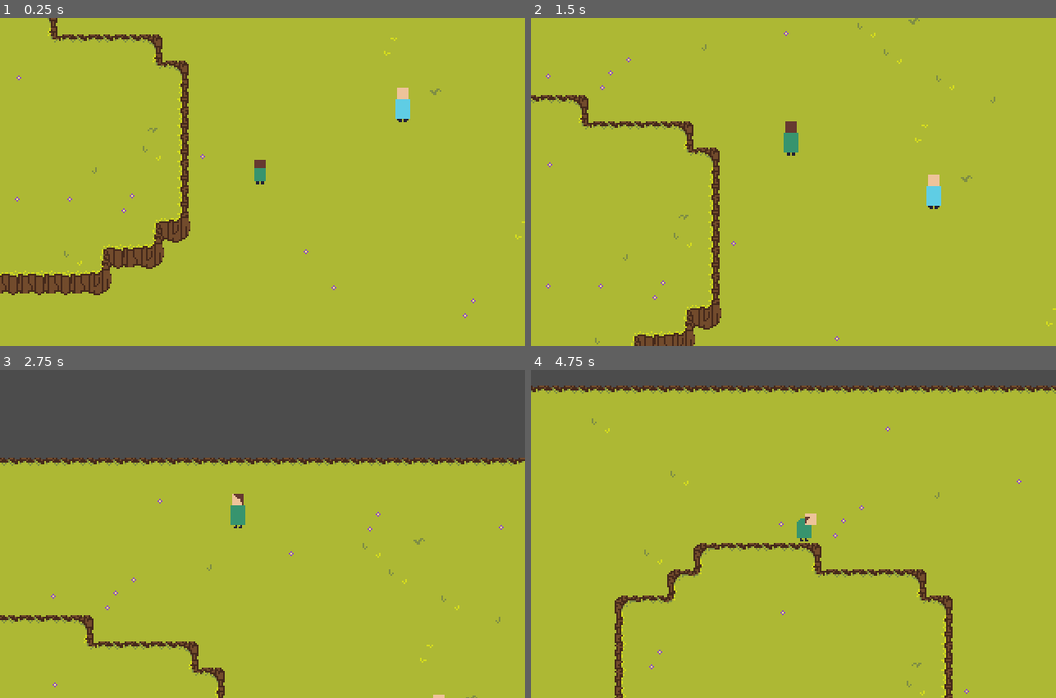
Above: before the commit, frames 1-4 (two rows, left to right).
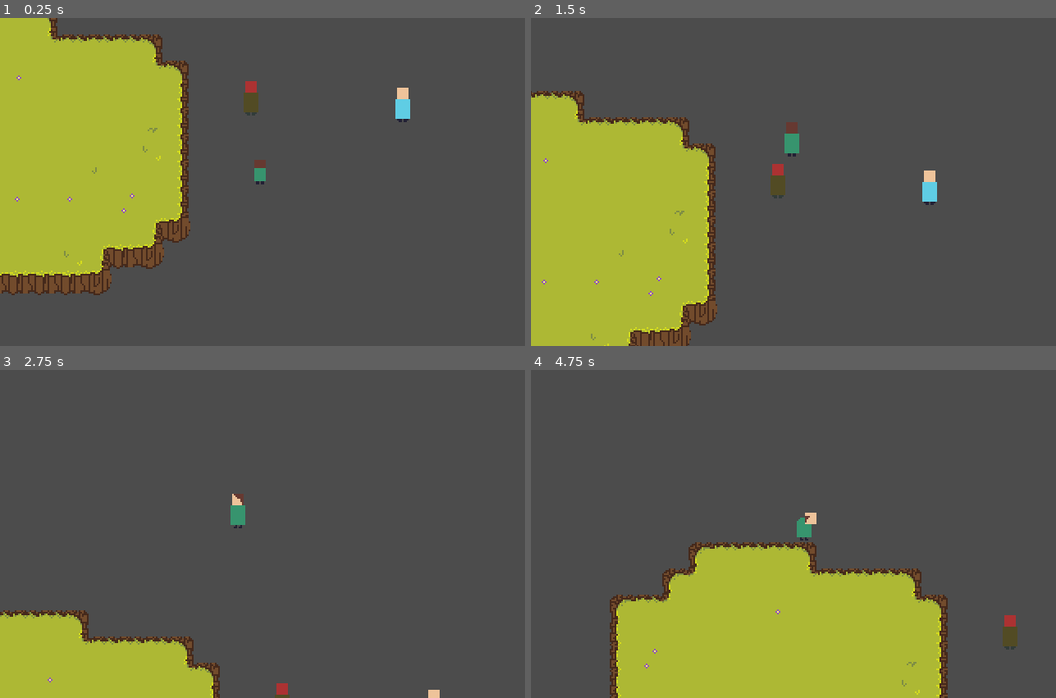
Above: after the commit, the same moments.

Repository: TeamKebab/GodotWildJam24
Game: Godot game, scene res://src/maps/Start.tscn
Same seed, same stepped clock (60 frames per second), same inputs: the game is played once before the commit and once after it.
Inputs:
- Up to frame 1 (0.25 s): no input
- Up to frame 2 (1.5 s): tap Enter (ui_accept) at 0.5, 0.77 s; hold Up (ui_up) from 0.53 s (still down)
- Up to frame 3 (2.75 s): tap Enter (ui_accept) at 1.52 s; release Up (ui_up) at 2.03 s; hold Left (ui_left) from 2.03 s (still down)
- Up to frame 4 (4.75 s): tap Enter (ui_accept) at 3.02, 3.77, 4.52 s; release Left (ui_left) at 3.53 s; hold Down (ui_down) 3.53-4.28 s; hold Right (ui_right) from 4.28 s (still down)

The runs differ from the first frame. In frame 1, 73% of the frame differs, in the area x 0-100%, y 0-100%; in frame 2, 78%; in frame 3, 66%; in frame 4, 71%.

Commit message:
monster attack

Diff:
--- /dev/null
+++ b/src/components/Attack.gd
@@ -0,0 +1,70 @@
+tool
+extends Area2D
+
+
+signal attacked(targets)
+
+
+export(Shape2D) var shape: Shape2D setget _set_shape
+
+export var damage: int = 1
+export var single_hit: bool = true
+export var area_attack: bool = false
+export var attack_cooldown: float = 3
+
+onready var cooldown_timer : Timer = $Cooldown
+
+
+func _ready():
+	connect("area_entered", self, "_on_area_entered")
+	connect("attacked", self, "_on_attack_triggered")
+
+	if not single_hit:
+		cooldown_timer.connect("timeout", self, "_on_cooldown_timeout")
+
+
+func is_valid_target(target):
+	return target.hp != null
+
+
+func do_effect(target):
+	target.hp.damage(damage)
+
+
+func _trigger_attack():
+	var areas = get_overlapping_areas()
+
+	if areas.empty():
+		return
+
+	var attacked_targets = []
+
+	for area in areas:
+		var target = area.get_parent()
+		if is_valid_target(target):
+			do_effect(target)
+			attacked_targets.append(target)
+
+			if not area_attack:
+				break
+
+	if not attacked_targets.empty():
+		emit_signal("attacked", attacked_targets)
+
+
+func _on_area_entered(area):
+	if cooldown_timer.is_stopped():
+		_trigger_attack()
+
+
+func _on_cooldown_timeout():
+	_trigger_attack()
+
+
+func _on_attack_triggered(targets):
+	cooldown_timer.start(attack_cooldown)
+
+
+func _set_shape(new_shape):
+	shape = new_shape
+	$CollisionShape2D.set_shape(shape)
--- /dev/null
+++ b/src/components/Attack.tscn
@@ -0,0 +1,12 @@
+[gd_scene load_steps=2 format=2]
+
+[ext_resource path="res://src/components/Attack.gd" type="Script" id=1]
+
+[node name="Attack" type="Area2D"]
+script = ExtResource( 1 )
+attack_cooldown = 1.0
+
+[node name="CollisionShape2D" type="CollisionShape2D" parent="."]
+modulate = Color( 1, 1, 1, 0.392157 )
+
+[node name="Cooldown" type="Timer" parent="."]
--- /dev/null
+++ b/src/components/HP.gd
@@ -0,0 +1,40 @@
+extends Reference
+
+
+signal hp_changed(new_hp)
+signal died()
+
+
+var max_hp: int = 1
+var hp : int setget _set_hp
+
+
+func _init(max_hp):
+	self.max_hp = max_hp
+	hp = max_hp
+
+
+func heal(healing):
+	_set_hp(hp + healing)
+
+
+func damage(damage):
+	_set_hp(hp - damage)
+
+
+func _set_hp(new_hp):
+	if hp == 0:
+		return
+
+	new_hp = clamp(new_hp, 0, max_hp)
+
+	if hp == new_hp:
+		return
+
+	hp = new_hp
+
+	emit_signal("hp_changed", hp)
+
+
+	if hp == 0:
+		emit_signal("died")
--- /dev/null
+++ b/src/components/overlap/HurtBox.tscn
@@ -0,0 +1,5 @@
+[gd_scene format=2]
+
+[node name="HurtBox" type="Area2D"]
+
+[node name="CollisionShape2D" type="CollisionShape2D" parent="."]
--- a/src/entities/characters/Player.gd
+++ b/src/entities/characters/Player.gd
@@ -1,4 +1,7 @@
 extends KinematicBody2D
+
+
+const HP = preload("res://src/components/HP.gd")
 
 
 enum Age {
@@ -7,13 +10,6 @@
 	Elder,
 }
 
-enum Direction {
-	Right,
-	Left,
-	Up,
-	Down,
-}
-
 enum State {
 	Move,
 	Interact,
@@ -31,10 +27,9 @@
 
 export var acceleration: float = 200
 export var max_speed: float = 100
-
+export var max_hp: int = 2
 
 var motion: Vector2 = Vector2.ZERO
-var current_direction = Direction.Right
 
 var state = State.Move
 var companion = null
@@ -43,10 +38,11 @@
 
 var parent = ""
 
-
+onready var hp = HP.new(max_hp)
+
+onready var detection : Area2D = $DetectionBox
 onready var sprite : Sprite = $Sprite
 onready var baby_sprite : Sprite = $BabySprite
-onready var detection : Area2D = $DetectionBox
 
 onready var animationTree = $AnimationTree
 onready var animationAge = animationTree.get("parameters/Age/playback")
@@ -60,6 +56,8 @@
 
 	detection.connect("body_entered", self, "_on_detection_body_entered")
 	detection.connect("body_exited", self, "_on_detection_body_exited")
+
+	hp.connect("died", self, "_on_hp_died")
 
 
 func _physics_process(delta):
@@ -115,7 +113,9 @@
 	if _baby == null:
 		Game.game_over(self)
 	else:
+		# todo: return monsters to starting places
 		_grow_up_baby()
+
 
 
 func _move(delta):
@@ -197,3 +197,7 @@
 
 func _on_detection_body_exited(body):
 	body.hide_help()
+
+
+func _on_hp_died():
+	die()
--- a/src/entities/characters/Player.tscn
+++ b/src/entities/characters/Player.tscn
@@ -1,15 +1,16 @@
-[gd_scene load_steps=29 format=2]
+[gd_scene load_steps=31 format=2]
 
 [ext_resource path="res://assets/sprites/hero.png" type="Texture" id=1]
 [ext_resource path="res://src/entities/characters/Player.gd" type="Script" id=2]
 [ext_resource path="res://src/components/overlap/DetectionBox.tscn" type="PackedScene" id=3]
 [ext_resource path="res://assets/sprites/baby.png" type="Texture" id=4]
+[ext_resource path="res://src/components/overlap/HurtBox.tscn" type="PackedScene" id=5]
 
 [sub_resource type="CapsuleShape2D" id=1]
 radius = 3.0
 height = 2.0
 
-[sub_resource type="CapsuleShape2D" id=3]
+[sub_resource type="CapsuleShape2D" id=38]
 radius = 7.76764
 height = 10.2329
 
@@ -473,6 +474,10 @@
 
 [sub_resource type="AnimationNodeStateMachinePlayback" id=33]
 
+[sub_resource type="CapsuleShape2D" id=42]
+radius = 3.5
+height = 8.0
+
 [node name="Player" type="KinematicBody2D"]
 position = Vector2( -0.111362, 5.45676 )
 collision_layer = 4
@@ -492,7 +497,6 @@
 position = Vector2( -0.888638, -10.4568 )
 texture = ExtResource( 1 )
 hframes = 3
-frame = 1
 region_enabled = true
 region_rect = Rect2( 216, 0, 72, 24 )
 
@@ -530,4 +534,14 @@
 parameters/Age/playback = SubResource( 33 )
 parameters/Direction/blend_position = Vector2( 0, -1 )
 
+[node name="HurtBox" parent="." instance=ExtResource( 5 )]
+collision_layer = 32
+collision_mask = 0
+
+[node name="CollisionShape2D" parent="HurtBox" index="0"]
+position = Vector2( -1.5, -6 )
+shape = SubResource( 42 )
+
 [editable path="DetectionBox"]
+
+[editable path="HurtBox"]
--- /dev/null
+++ b/src/entities/monsters/Monster.gd
@@ -0,0 +1,18 @@
+extends KinematicBody2D
+
+
+const HP = preload("res://src/components/HP.gd")
+
+
+export var max_hp: int = 1
+
+
+onready var hp = HP.new(max_hp)
+
+
+func _ready():
+	hp.connect("died", self, "_die")
+
+
+func _die():
+	queue_free()
--- /dev/null
+++ b/src/entities/monsters/Monster.tscn
@@ -0,0 +1,51 @@
+[gd_scene load_steps=8 format=2]
+
+[ext_resource path="res://assets/sprites/monster.png" type="Texture" id=1]
+[ext_resource path="res://src/entities/monsters/Monster.gd" type="Script" id=2]
+[ext_resource path="res://src/components/overlap/HurtBox.tscn" type="PackedScene" id=4]
+[ext_resource path="res://src/components/Attack.tscn" type="PackedScene" id=5]
+
+[sub_resource type="CapsuleShape2D" id=1]
+radius = 3.0
+height = 3.0
+
+[sub_resource type="CapsuleShape2D" id=4]
+radius = 8.0
+height = 15.0
+
+[sub_resource type="CapsuleShape2D" id=3]
+radius = 4.5
+height = 12.0
+
+[node name=" Monster" type="KinematicBody2D"]
+collision_layer = 16
+collision_mask = 31
+script = ExtResource( 2 )
+
+[node name="CollisionShape2D" type="CollisionShape2D" parent="."]
+position = Vector2( 0.5, 9 )
+rotation = 1.5708
+shape = SubResource( 1 )
+
+[node name="Sprite" type="Sprite" parent="."]
+texture = ExtResource( 1 )
+
+[node name="MeleeAttack" parent="." instance=ExtResource( 5 )]
+position = Vector2( 0, 15 )
+rotation = 1.5708
+collision_layer = 0
+collision_mask = 2147483680
+shape = SubResource( 4 )
+single_hit = false
+attack_cooldown = 3.0
+
+[node name="HurtBox" parent="." instance=ExtResource( 4 )]
+modulate = Color( 1, 1, 1, 0.282353 )
+collision_layer = 128
+collision_mask = 0
+
+[node name="CollisionShape2D" parent="HurtBox" index="0"]
+position = Vector2( 0.5, 1 )
+shape = SubResource( 3 )
+
+[editable path="HurtBox"]
--- a/src/maps/Start.tscn
+++ b/src/maps/Start.tscn
@@ -1,13 +1,15 @@
-[gd_scene load_steps=5 format=2]
+[gd_scene load_steps=6 format=2]
 
 [ext_resource path="res://src/resources/hill_autotile.tres" type="TileSet" id=1]
 [ext_resource path="res://src/entities/characters/Player.tscn" type="PackedScene" id=2]
 [ext_resource path="res://src/entities/characters/Companion.tscn" type="PackedScene" id=3]
 [ext_resource path="res://src/gui/GUI.tscn" type="PackedScene" id=4]
+[ext_resource path="res://src/entities/monsters/Monster.tscn" type="PackedScene" id=5]
 
 [node name="Level" type="Node"]
 
 [node name="Ground" type="TileMap" parent="."]
+visible = false
 tile_set = ExtResource( 1 )
 cell_size = Vector2( 16, 16 )
 collision_layer = 0
@@ -30,4 +32,7 @@
 [node name="Player" parent="YSort" instance=ExtResource( 2 )]
 position = Vector2( 188.086, 59.2148 )
 
+[node name=" Monster" parent="YSort" instance=ExtResource( 5 )]
+position = Vector2( 180.582, 6.79807 )
+
 [node name="GUI" parent="." instance=ExtResource( 4 )]
Binary file added: assets/sprites/monster.png
Not shown, added: assets/sprites/monster.png.import
Not shown: 4 places in src/entities/characters/Player.tscn that only renumber resources
